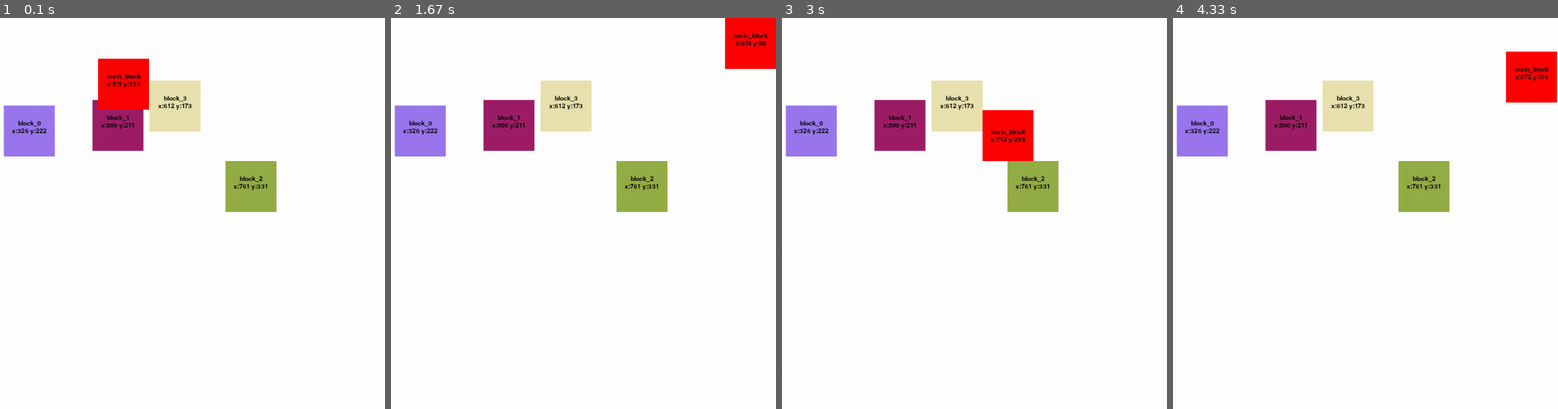
Above: before the commit, frames 1-4 (left to right).
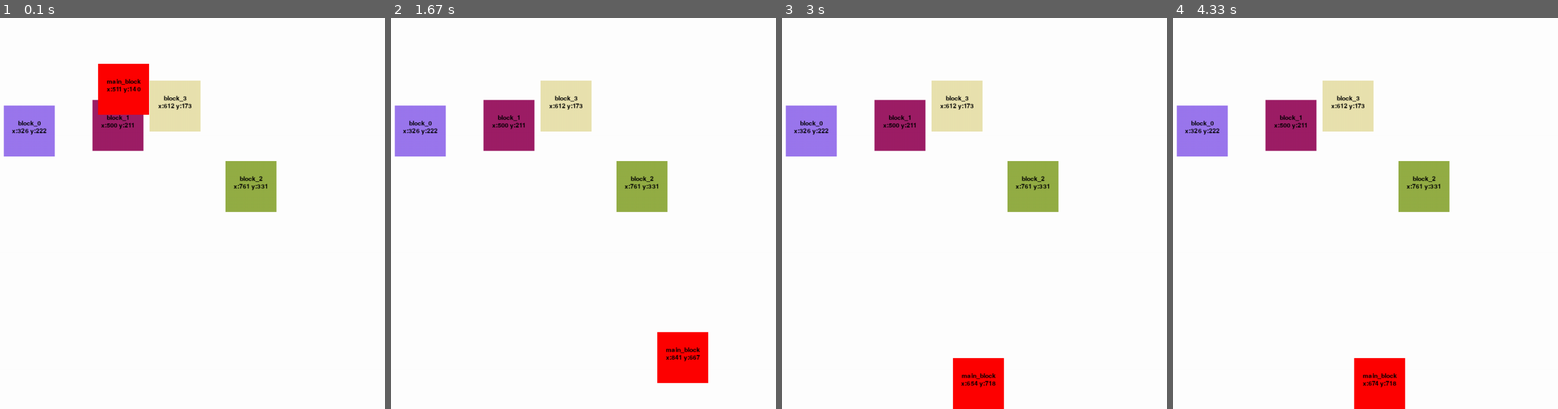
Above: after the commit, the same moments.

Repository: esserafael/python-learning-stuff
Game: pygame game, started from PyGame/collision.py
The game is run twice, just before and just after one commit, with the same random seed, the same clock (stepped at 60 frames per second) and the same inputs.
Inputs:
- Up to frame 1 (0.1 s): no input
- Up to frame 2 (1.67 s): hold W 0.33-0.8 s; hold Right 0.33-0.8 s; hold Right 0.83-1.3 s; hold Up 1.33-1.63 s
- Up to frame 3 (3 s): hold Right 1.67-2.13 s; hold Left 2.17-2.7 s
- Up to frame 4 (4.33 s): hold Left 3.07-3.47 s; hold Up 3.5-3.87 s; hold Right from 3.9 s (still down)

The runs differ from the first frame. In frame 1, 0.6% of the frame differs, in the area x 25-39%, y 10-25%; in frame 2, 3.5%; in frame 3, 3.5%, in the area x 44-66%, y 23-100%; in frame 4, 3.5%.

Commit message:
Accidental Flappy Bird effect

Diff:
--- a/PyGame/collision.py
+++ b/PyGame/collision.py
@@ -22,10 +22,12 @@
         self.name = name
         self.pos = pos
         self.posbef = FormDataPosition(pos.x, pos.y)
+        self.poschange = FormDataPosition(0, 0)
         self.size = size
         self.center = pos.x + size.width / 2, pos.y + size.height / 2
         self.color = color
         self.centersum = center.x + center.y
+        self.is_free_falling = True
 
 
 pygame.init()
@@ -67,9 +69,6 @@
 
     main_form_x_change = 0
     main_form_y_change = 0
-
-    accel_px = 0
-    is_free_falling = True
 
     total_other_forms = 4
 
@@ -116,7 +115,7 @@
 
         gameDisplay.fill(white)
 
-        if CONFIG.GRAVITY_ON and is_free_falling:
+        if CONFIG.GRAVITY_ON and main_block.is_free_falling:
             main_form_y_change += CONFIG.GRAVITY_ACCEL / CONFIG.CLOCK_TICKS
 
         main_block.posbef = main_block.pos
@@ -146,6 +145,9 @@
                 form.center = FormDataPosition(round(form.pos.x + form.size.width / 2), round(form.pos.y + form.size.height / 2))
                 form.centersum = form.center.x + form.center.y
 
+                if CONFIG.GRAVITY_ON and form.is_free_falling:
+                    main_form_y_change += CONFIG.GRAVITY_ACCEL / CONFIG.CLOCK_TICKS
+
                 # southeast
                 if (main_block.pos.x >= form.pos.x and
                     main_block.pos.x <= form.pos.x + form.size.width -1 and
@@ -179,13 +181,11 @@
                     main_block.pos.y + main_block.size.height >= form.pos.y +1 and
                     main_block.pos.y <= form.pos.y):
 
-                    print("Opa")
-
                     if main_block.posbef.x >= form.pos.x + form.size.width:
-                        print("Opax")
+                        #print("Opax")
                         main_block.pos.x = form.pos.x + form.size.width
                     elif main_block.posbef.y + main_block.size.height <= form.pos.y + main_form_y_change + 1:
-                        print("Opay")
+                        #print("Opay")
                         main_block.pos.y = form.pos.y - main_block.size.height
                         is_free_falling = False
 
@@ -195,13 +195,11 @@
                     main_block.pos.y + main_block.size.height >= form.pos.y +1 and
                     main_block.pos.y <= form.pos.y):
 
-                    print("Opa")
-
                     if main_block.posbef.x + main_block.size.width <= form.pos.x:
-                        print("Opax")
+                        #print("Opax")
                         main_block.pos.x = form.pos.x - form.size.width
                     elif main_block.posbef.y + main_block.size.height <= form.pos.y + main_form_y_change + 1:
-                        print("Opay")
+                        #print("Opay")
                         main_block.pos.y = form.pos.y - main_block.size.height
                         is_free_falling = False
 
